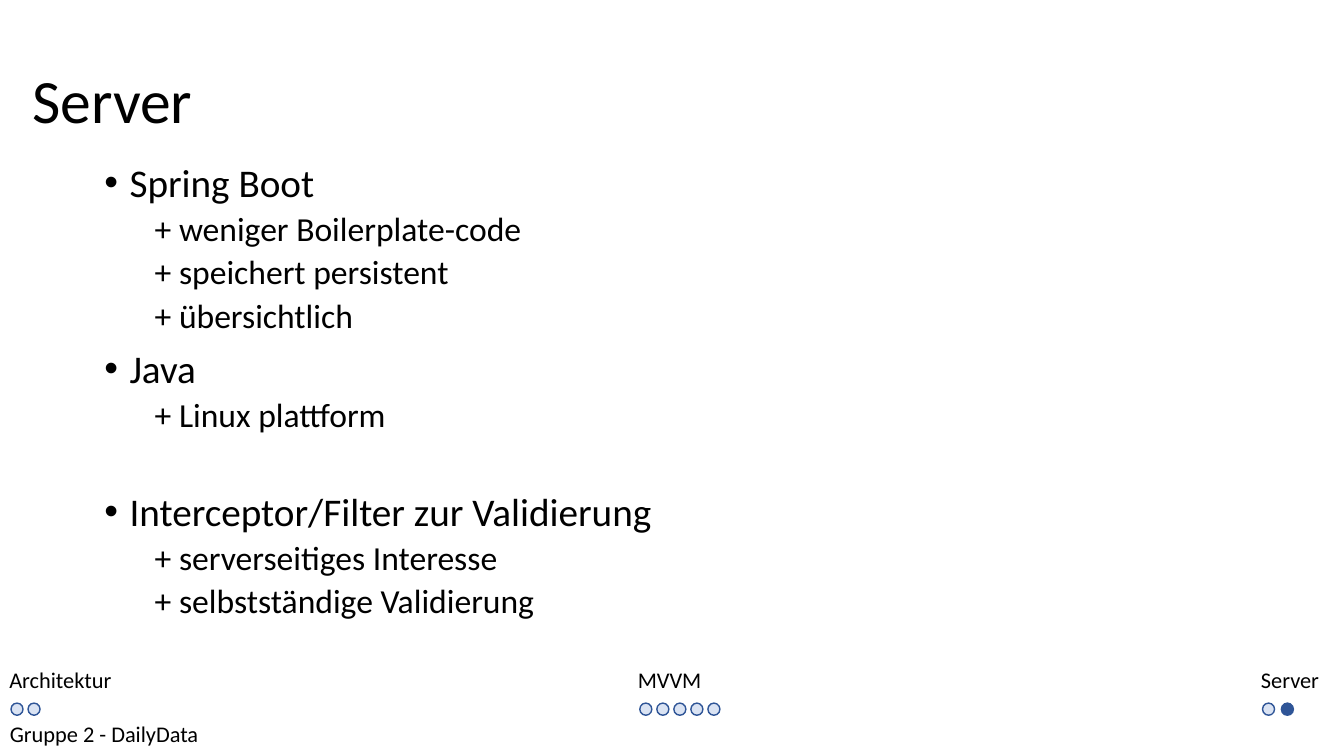
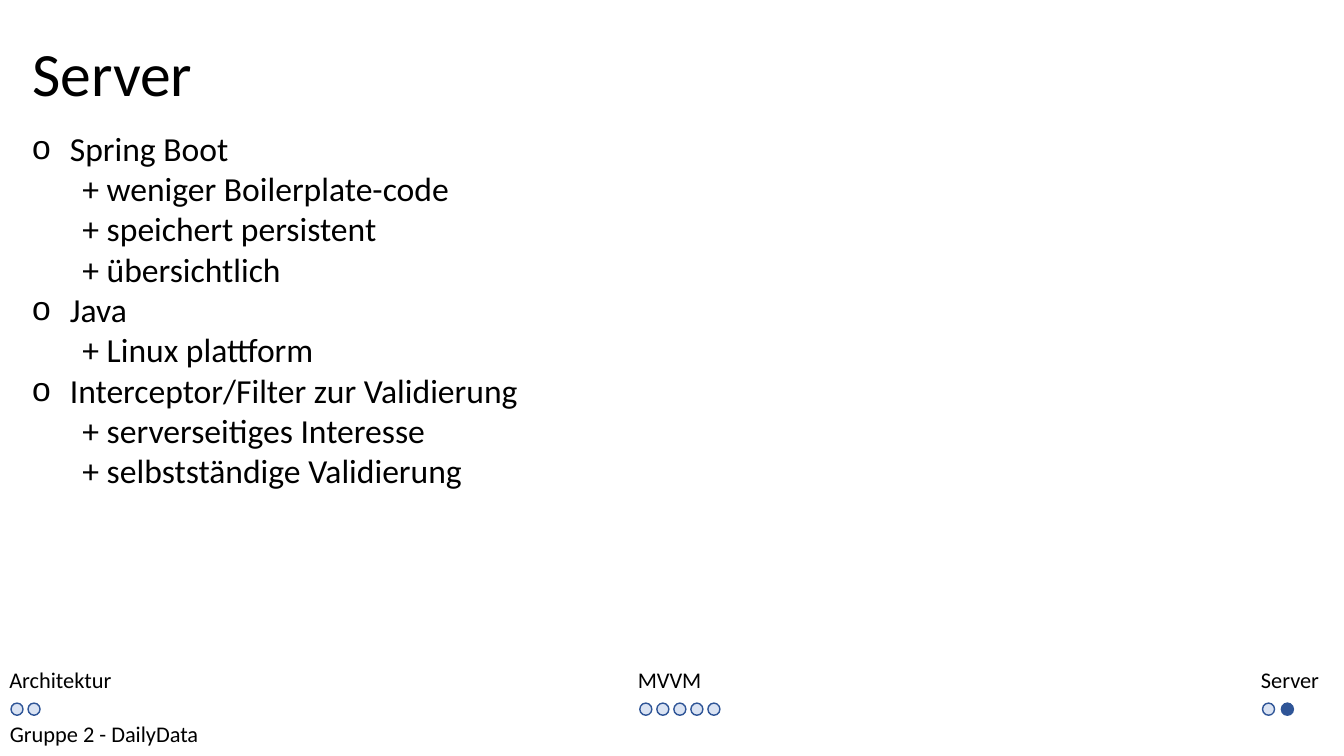
Before and after one commit to kittyahy/PSEAppGruppe2, a slide deck: slide 12 of Praesentationen/02-Entwurfsphase/Entwurf Präsentation.pptx. Drawn at 1344x756 pixels with LibreOffice and Linux fonts; fonts in the diff are those of the drawing. Boxes give left, top, right and bottom in pixels: in the first picture for what was removed or moved away, otherwise in the second. Text is boxed around its words. In the diff, an @@ line names an element or a change of style, - is before the commit and + after.

```diff
--- a/Praesentationen/02-Entwurfsphase/Entwurf Präsentation.pptx
+++ b/Praesentationen/02-Entwurfsphase/Entwurf Präsentation.pptx
@@ text "Server": place and size @@
-text "Server" at box(32, 83, 192, 124)
+text "Server" at box(32, 56, 192, 97)
@@ text "Spring Boot": place and size @@
-text "Spring Boot" at box(130, 170, 651, 619)
+text "Spring Boot" at box(70, 138, 518, 489)
@@ text "Spring Boot" at box(70, 138, 518, 489): size 28 to 24 pt in "Spring Boot", "Java", "Interceptor/Filter zur Validierung"; bullet • to o; line spacing 0.9 to 1; less space between paragraphs @@
```
Also in this commit, not shown: 10 other slides changed.
